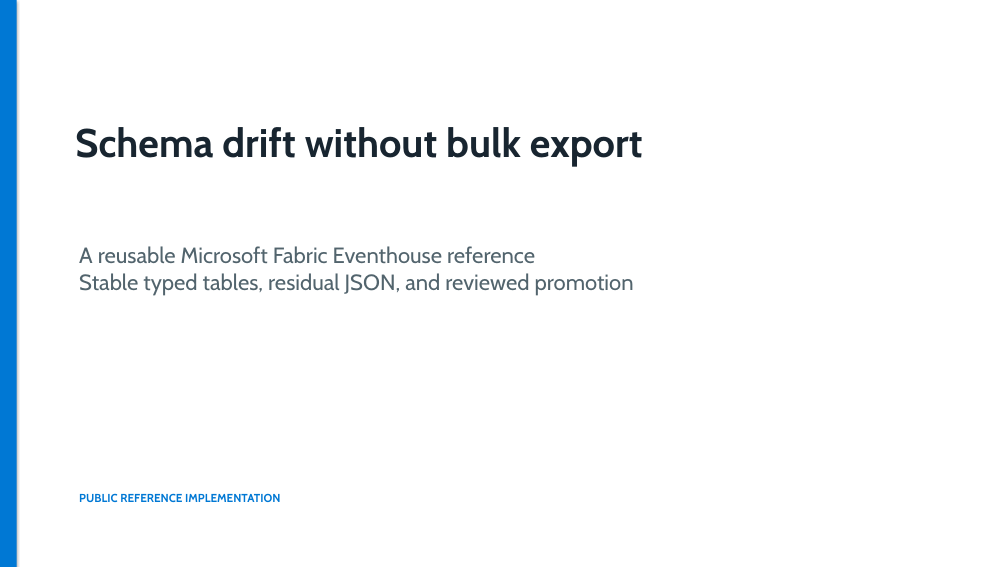
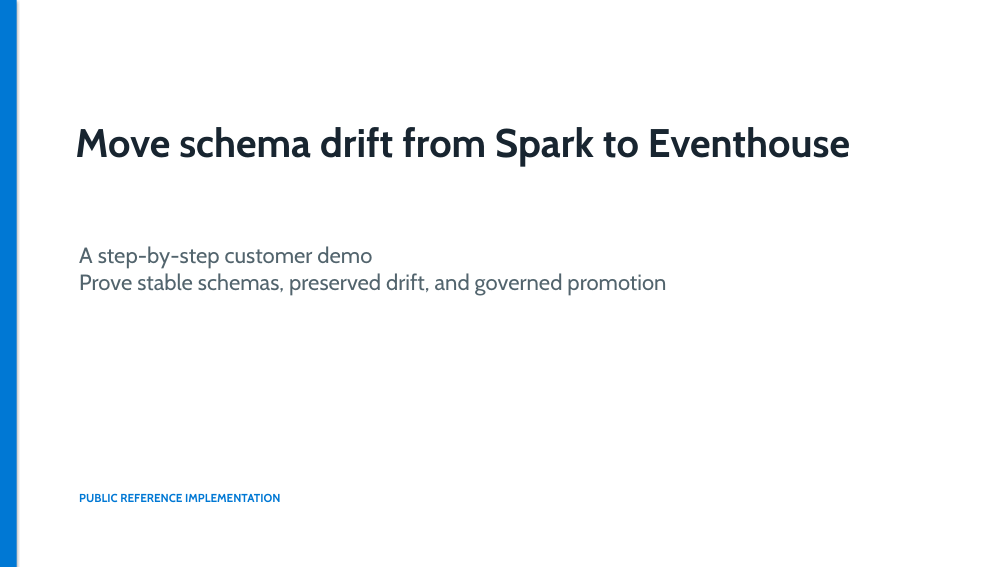
Before and after one commit to MatthieuLefebvre/eventhouse-schema-drift-reference, a slide deck: slide 1 of presentation/eventhouse-schema-drift-reference.pptx. Drawn at 1008x567 pixels with LibreOffice and Linux fonts; fonts in the diff are those of the drawing. Boxes give left, top, right and bottom in pixels: in the first picture for what was removed or moved away, otherwise in the second. Text is boxed around its words. In the diff, an @@ line names an element or a change of style, - is before the commit and + after.

Commit message:
Turn guidance into a customer demo journey

```diff
--- a/presentation/eventhouse-schema-drift-reference.pptx
+++ b/presentation/eventhouse-schema-drift-reference.pptx
@@ text at (75,127,850,165): text changed @@
-Schema drift without bulk export
+Move schema drift from Spark to Eventhouse
@@ text at (79,246,666,296): text changed @@
-A reusable Microsoft Fabric Eventhouse reference
-Stable typed tables, residual JSON, and reviewed promotion
+A step-by-step customer demo
+Prove stable schemas, preserved drift, and governed promotion
```
Also in this commit, not shown: 2 other slides changed, 9 slides added, 9 slides removed, 4 other files.
